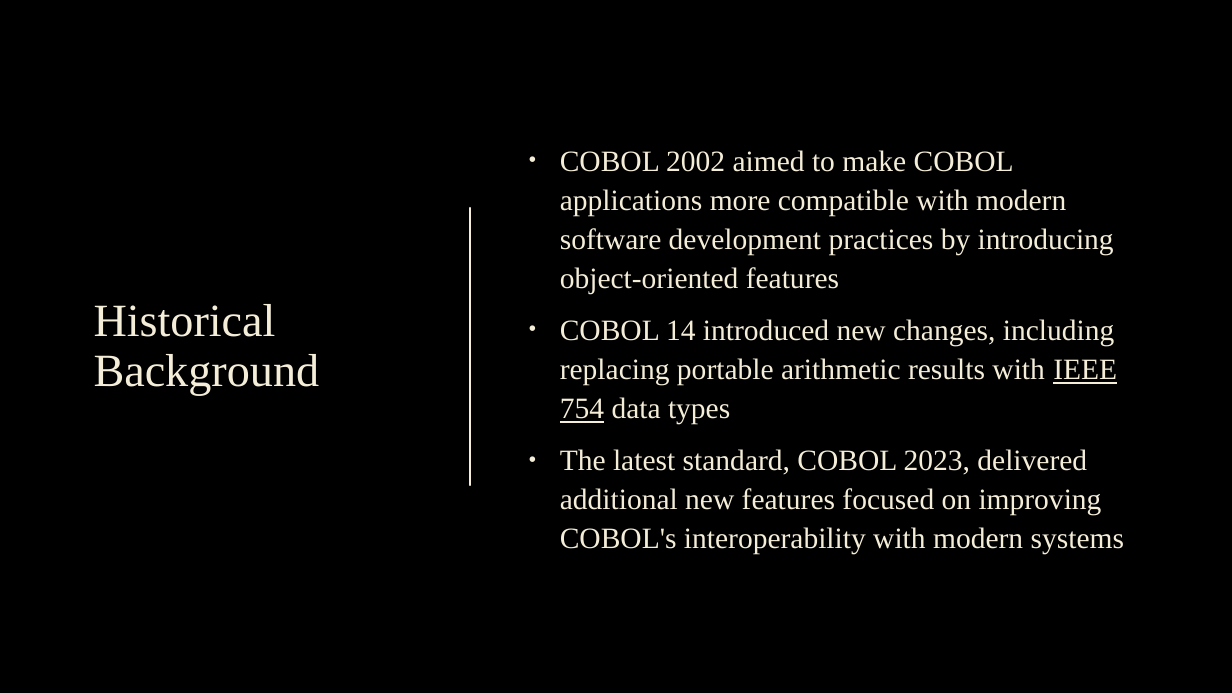
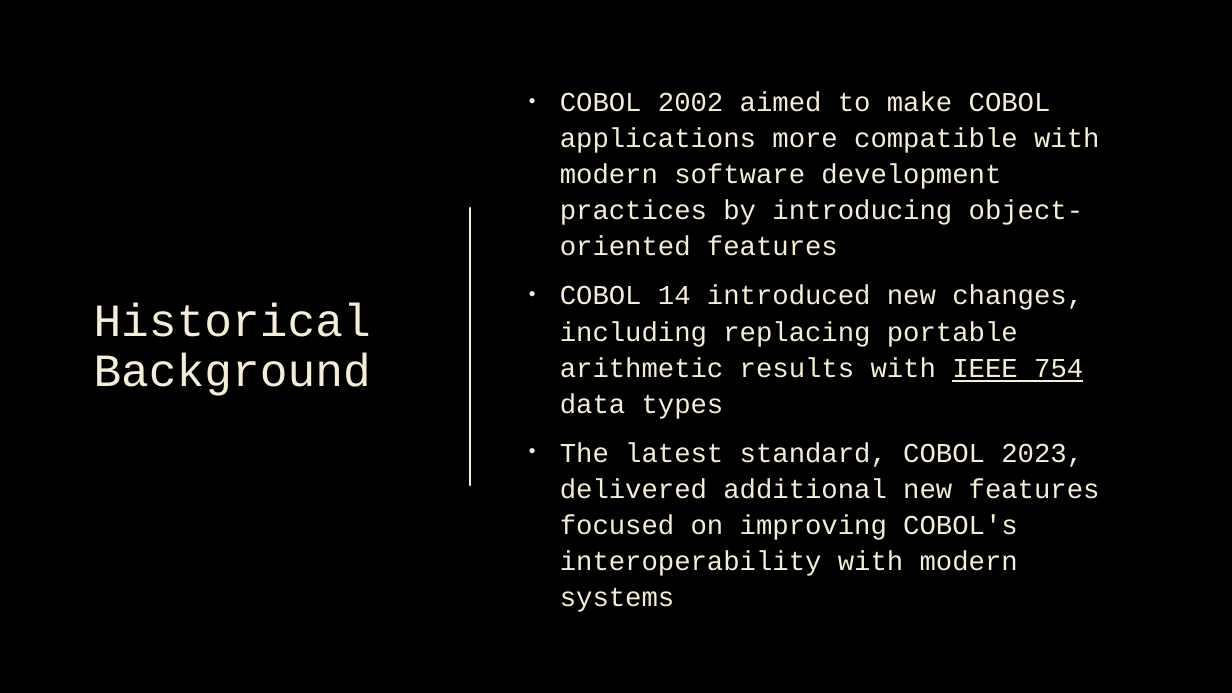
Before and after one commit to n1zuu/cobol-stack-demo, a slide deck: slide 6 of cobol/cobol.pptx. Drawn at 1232x693 pixels with LibreOffice and Linux fonts; fonts in the diff are those of the drawing; background and template pictures are left out. Boxes give left, top, right and bottom in pixels: in the first picture for what was removed or moved away, otherwise in the second. Text is boxed around its words. In the diff, an @@ line names an element or a change of style, - is before the commit and + after.

```diff
--- a/cobol/cobol.pptx
+++ b/cobol/cobol.pptx
@@ title "Historical Background" at [94,303,371,396]: font Times New Roman to Courier New @@
@@ text "COBOL 2002 aimed to make ..." at [560,92,1100,612]: size 23 to 21.3 pt, font Times New Roman to Courier New @@
```
Also in this commit, not shown: 8 other slides changed, 5 slides added.
